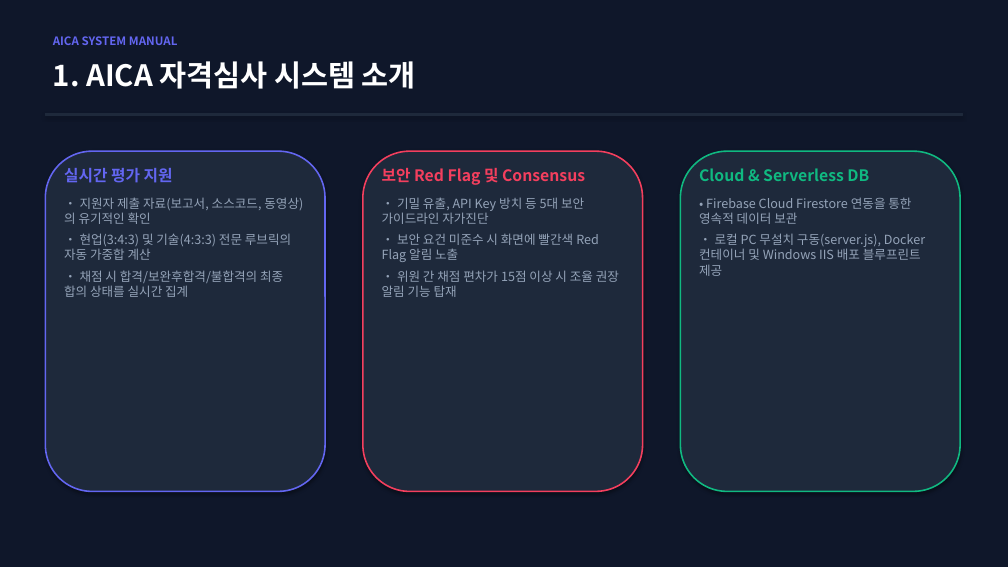
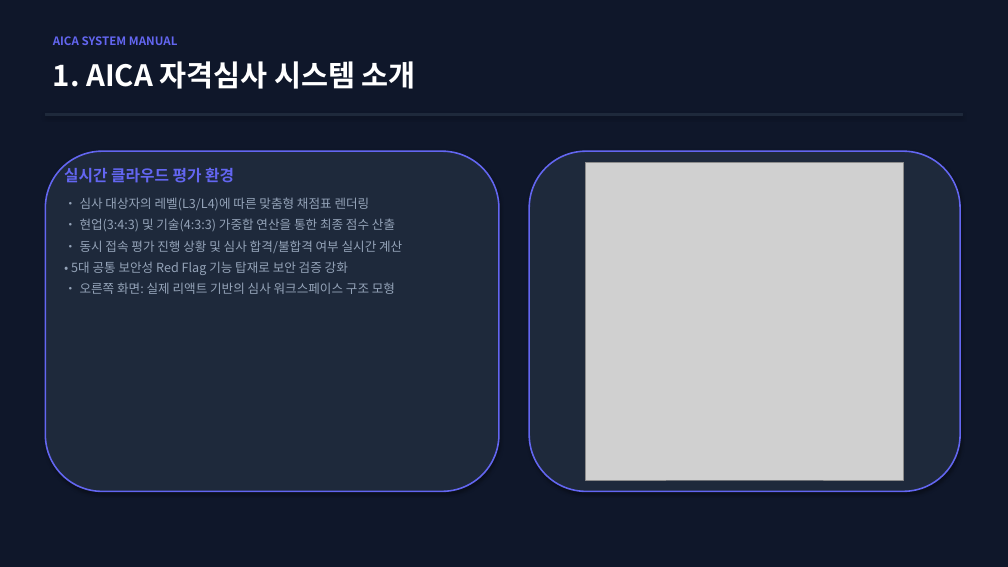
Before and after one commit to teckyun73/AICA_COMPETENCY, a slide deck: slide 2 of AICA_System_User_Manual.pptx. Drawn at 1008x567 pixels with LibreOffice and Linux fonts; fonts in the diff are those of the drawing; grey boxes stand for pictures. Boxes give left, top, right and bottom in pixels: in the first picture for what was removed or moved away, otherwise in the second. Text is boxed around its words. In the diff, an @@ line names an element or a change of style, - is before the commit and + after.

Commit message:
docs: updating AICA User Manual PPTX to include actual app screenshots in a 2-column layout

```diff
--- a/AICA_System_User_Manual.pptx
+++ b/AICA_System_User_Manual.pptx
@@ rounded rectangle: place and size @@
-rounded rectangle at <box>45,151,325,492</box>
+rounded rectangle at <box>45,151,499,492</box>
@@ text at <box>64,166,402,294</box>: text changed @@
-실시간 평가 지원
-• 지원자 제출 자료(보고서, 소스코드, 동영상)의 유기적인 확인
-• 현업(3:4:3) 및 기술(4:3:3) 전문 루브릭의 자동 가중합 계산
-• 채점 시 합격/보완후합격/불합격의 최종 합의 상태를 실시간 집계
+실시간 클라우드 평가 환경
+• 심사 대상자의 레벨(L3/L4)에 따른 맞춤형 채점표 렌더링
+• 현업(3:4:3) 및 기술(4:3:3) 가중합 연산을 통한 최종 점수 산출
+• 동시 접속 평가 진행 상황 및 심사 합격/불합격 여부 실시간 계산
+• 5대 공통 보안성 Red Flag 기능 탑재로 보안 검증 강화
+• 오른쪽 화면: 실제 리액트 기반의 심사 워크스페이스 구조 모형
@@ text removed at <box>382,168,619,297</box> @@
-보안 Red Flag 및 Consensus
-• 기밀 유출, API Key 방치 등 5대 보안 가이드라인 자가진단
-• 보안 요건 미준수 시 화면에 빨간색 Red Flag 알림 노출
-• 위원 간 채점 편차가 15점 이상 시 조율 권장 알림 기능 탑재
@@ rounded rectangle: place and size @@
-rounded rectangle at <box>363,151,643,492</box>
+rounded rectangle at <box>529,151,960,492</box>
@@ rounded rectangle at <box>529,151,960,492</box>: outline #F43F5E 1.5 pt to #6366F1 1.5 pt @@
@@ picture added at <box>586,163,904,480</box> @@
@@ rounded rectangle removed at <box>681,151,960,492</box> @@
@@ text removed at <box>699,168,925,276</box> @@
-Cloud & Serverless DB
-• Firebase Cloud Firestore 연동을 통한 영속적 데이터 보관
-• 로컬 PC 무설치 구동(server.js), Docker 컨테이너 및 Windows IIS 배포 블루프린트 제공
```
Also in this commit, not shown: 5 other slides changed.
